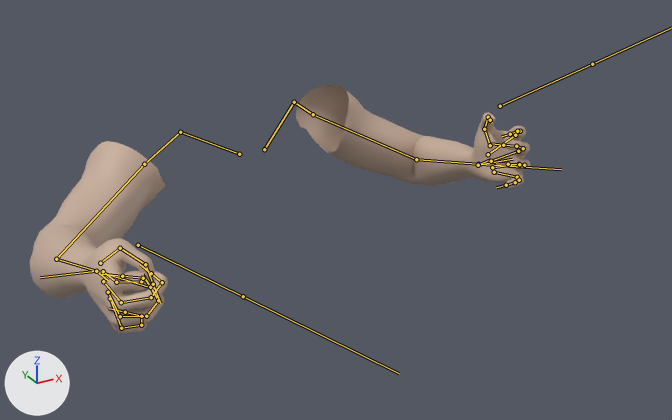
A saved change to the FBX model Assets/Models/Player/fps-hands.fbx.
One viewpoint serves both versions: a camera (50 mm lens) standing at (-1.009, -2.403, 1.288) and looking at (0.065, -0.45, 0.311). Every picture has the same lights, and +X, +Y and +Z are marked at lower left. Both versions are drawn at frame 8 of the action 'HandsArmature|Shoot'; the numbers are the values there. The bones that bend it are drawn over the model as lines.

Objects in the first picture: 'HandsMesh'.
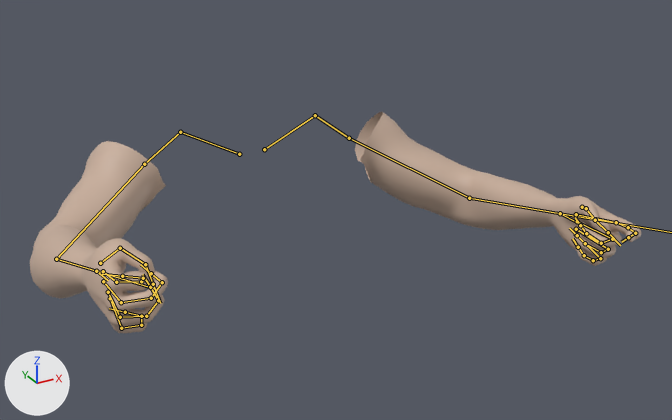
Where the change shows, as pixel boxes [x1, y1, x2, y2] in the pictures (672 x 420 px):
'HandsMesh', posed (22% wider, 11% shorter)
    before: [30, 85, 531, 333]
    after: [30, 112, 641, 333]
bone 'clavicle.L', root to tip
    before: (264, 149) to (294, 102)
    after: (264, 149) to (315, 115)
bone 'deltoid.L', root to tip
    before: (294, 102) to (313, 114)
    after: (315, 115) to (349, 138)
bone 'upper_arm.L', root to tip
    before: (313, 114) to (416, 159)
    after: (349, 138) to (469, 198)
bone 'forearm.L', root to tip
    before: (416, 159) to (478, 164)
    after: (469, 198) to (560, 213)
bone 'forearm.L.001', root to tip
    before: (478, 165) to (512, 159)
    after: (560, 213) to (560, 213)
bone 'f_pinky.01.L', root to tip
    before: (517, 177) to (519, 180)
    after: (600, 258) to (593, 260)
bone 'f_pinky.02.L', root to tip
    before: (519, 180) to (515, 182)
    after: (593, 260) to (584, 255)
bone 'f_pinky.03.L', root to tip
    before: (515, 182) to (506, 185)
    after: (584, 255) to (578, 247)
bone 'f_index.01.L', root to tip
    before: (515, 135) to (520, 131)
    after: (616, 222) to (628, 227)
bone 'f_index.02.L', root to tip
    before: (520, 131) to (517, 131)
    after: (628, 227) to (635, 233)
bone 'f_index.03.L', root to tip
    before: (517, 131) to (510, 134)
    after: (635, 233) to (628, 237)
bone 'f_ring.01.L', root to tip
    before: (519, 164) to (524, 165)
    after: (608, 249) to (601, 252)
bone 'f_ring.02.L', root to tip
    before: (524, 165) to (519, 164)
    after: (601, 252) to (585, 243)
bone 'f_ring.03.L', root to tip
    before: (519, 164) to (508, 164)
    after: (585, 243) to (577, 235)
bone 'f_middle.01.L', root to tip
    before: (518, 151) to (523, 148)
    after: (612, 239) to (601, 243)
bone 'f_middle.02.L', root to tip
    before: (523, 148) to (516, 146)
    after: (601, 243) to (586, 233)
bone 'thumb.02.L', root to tip
    before: (484, 129) to (488, 117)
    after: (586, 208) to (595, 220)
bone 'thumb.03.L', root to tip
    before: (488, 117) to (490, 120)
    after: (595, 220) to (608, 232)

The change, as a list of edits to the scene's bpy script:
```text
Change bone_clavicle_l:
    where bone_clavicle_l = bpy.data.objects['HandsArmature'].pose.bones['clavicle.L']
    bone_clavicle_l.rotation_quaternion: (0.97, 0.158, -0.006, 0.186) -> (0.988, 0.099, -0.112, -0.036)  # degrees (18, -4, 21) -> degrees (12, -12, -5)
Change bone_deltoid_l:
    where bone_deltoid_l = bpy.data.objects['HandsArmature'].pose.bones['deltoid.L']  # child of 'clavicle.L'
    bone_deltoid_l.rotation_quaternion: (0.999, -0.027, 0.022, 0.011) -> (0.992, -0.092, -0.019, -0.083)  # degrees (-3, 3, 1) -> degrees (-10, -3, -9)
Change bone_upper_arm_l:
    where bone_upper_arm_l = bpy.data.objects['HandsArmature'].pose.bones['upper_arm.L']  # child of 'deltoid.L'
    bone_upper_arm_l.rotation_quaternion: (0.985, 0.171, 0.009, -0.029) -> (0.991, 0.133, -0.015, 0.006)  # degrees (20, 2, -3) -> degrees (15, -2, 0)
Change bone_forearm_l:
    where bone_forearm_l = bpy.data.objects['HandsArmature'].pose.bones['forearm.L']  # child of 'upper_arm.L'
    bone_forearm_l.rotation_quaternion: (0.906, 0.422, -0.003, -0.021) -> (0.993, 0.115, -0.004, 0.008)  # degrees (50, 1, -2) -> degrees (13, -1, 1)
Change bone_forearm_l_001:
    where bone_forearm_l_001 = bpy.data.objects['HandsArmature'].pose.bones['forearm.L.001']
    bone_forearm_l_001.location: (2.2, 9.7, 57.1) -> (37.2, 17.6, 59.7)
    bone_forearm_l_001.rotation_quaternion: (0.755, -0.173, -0.608, 0.175) -> (0.89, -0.226, -0.381, 0.111)  # degrees (-67, -59, 67) -> degrees (-39, -39, 28)
Change bone_f_pinky_01_l:
    where bone_f_pinky_01_l = bpy.data.objects['HandsArmature'].pose.bones['f_pinky.01.L']  # child of 'palm_pinky.L'
    bone_f_pinky_01_l.rotation_quaternion: (0.982, 0.19, 0.0, 0.0) -> (0.819, 0.542, -0.132, 0.132)  # degrees (22, 0, 0) -> degrees (66, -21, 4)
Change bone_f_pinky_02_l:
    where bone_f_pinky_02_l = bpy.data.objects['HandsArmature'].pose.bones['f_pinky.02.L']  # child of 'f_pinky.01.L'
    bone_f_pinky_02_l.rotation_quaternion: (0.982, 0.19, 0.0, 0.0) -> (0.92, 0.393, 0.0, 0.0)  # degrees (22, 0, 0) -> degrees (46, 0, 0)
Change bone_f_pinky_03_l:
    where bone_f_pinky_03_l = bpy.data.objects['HandsArmature'].pose.bones['f_pinky.03.L']  # child of 'f_pinky.02.L'
    bone_f_pinky_03_l.rotation_quaternion: (0.982, 0.19, 0.0, 0.0) -> (0.859, 0.512, 0.0, 0.0)  # degrees (22, 0, 0) -> degrees (62, 0, 0)
Change bone_f_index_01_l:
    where bone_f_index_01_l = bpy.data.objects['HandsArmature'].pose.bones['f_index.01.L']  # child of 'palm_index.L'
    bone_f_index_01_l.rotation_quaternion: (0.988, 0.153, 0.0, 0.0) -> (0.989, 0.021, -0.145, -0.003)  # degrees (18, 0, 0) -> degrees (3, -17, -1)
Change bone_f_index_02_l:
    where bone_f_index_02_l = bpy.data.objects['HandsArmature'].pose.bones['f_index.02.L']  # child of 'f_index.01.L'
    bone_f_index_02_l.rotation_quaternion: (0.988, 0.153, 0.0, 0.0) -> (1.0, 0.021, 0.0, 0.0)  # degrees (18, 0, 0) -> degrees (2, 0, 0)
Change bone_f_index_03_l:
    where bone_f_index_03_l = bpy.data.objects['HandsArmature'].pose.bones['f_index.03.L']  # child of 'f_index.02.L'
    bone_f_index_03_l.rotation_quaternion: (0.988, 0.153, 0.0, 0.0) -> (0.926, 0.379, 0.0, 0.0)  # degrees (18, 0, 0) -> degrees (45, 0, 0)
Change bone_f_ring_01_l:
    where bone_f_ring_01_l = bpy.data.objects['HandsArmature'].pose.bones['f_ring.01.L']  # child of 'palm_ring.L'
    bone_f_ring_01_l.rotation_quaternion: (0.981, 0.196, 0.0, 0.0) -> (0.824, 0.559, -0.017, 0.09)  # degrees (23, 0, 0) -> degrees (68, -7, 8)
Change bone_f_ring_02_l:
    where bone_f_ring_02_l = bpy.data.objects['HandsArmature'].pose.bones['f_ring.02.L']  # child of 'f_ring.01.L'
    bone_f_ring_02_l.rotation_quaternion: (0.981, 0.196, 0.0, 0.0) -> (0.826, 0.564, 0.0, 0.0)  # degrees (23, 0, 0) -> degrees (69, 0, 0)
Change bone_f_ring_03_l:
    where bone_f_ring_03_l = bpy.data.objects['HandsArmature'].pose.bones['f_ring.03.L']  # child of 'f_ring.02.L'
    bone_f_ring_03_l.rotation_quaternion: (0.981, 0.196, 0.0, 0.0) -> (0.902, 0.432, 0.0, 0.0)  # degrees (23, 0, 0) -> degrees (51, 0, 0)
Change bone_f_middle_01_l:
    where bone_f_middle_01_l = bpy.data.objects['HandsArmature'].pose.bones['f_middle.01.L']  # child of 'palm_middle.L'
    bone_f_middle_01_l.rotation_quaternion: (0.978, 0.21, 0.0, 0.0) -> (0.805, 0.594, 0.0, 0.0)  # degrees (24, 0, 0) -> degrees (73, 0, 0)
Change bone_f_middle_02_l:
    where bone_f_middle_02_l = bpy.data.objects['HandsArmature'].pose.bones['f_middle.02.L']  # child of 'f_middle.01.L'
    bone_f_middle_02_l.rotation_quaternion: (0.978, 0.21, 0.0, 0.0) -> (0.729, 0.684, 0.0, 0.0)  # degrees (24, 0, 0) -> degrees (86, 0, 0)
Change bone_thumb_02_l:
    where bone_thumb_02_l = bpy.data.objects['HandsArmature'].pose.bones['thumb.02.L']  # child of 'thumb.01.L'
    bone_thumb_02_l.rotation_quaternion: (0.974, 0.228, 0.0, 0.0) -> (0.974, 0.079, -0.161, -0.137)  # degrees (26, 0, 0) -> degrees (12, -17, -18)
Change bone_thumb_03_l:
    where bone_thumb_03_l = bpy.data.objects['HandsArmature'].pose.bones['thumb.03.L']  # child of 'thumb.02.L'
    bone_thumb_03_l.rotation_quaternion: (0.947, 0.32, 0.0, 0.0) -> (0.679, 0.401, 0.547, -0.282)  # degrees (37, 0, 0) -> degrees (71, 76, 13)
```
